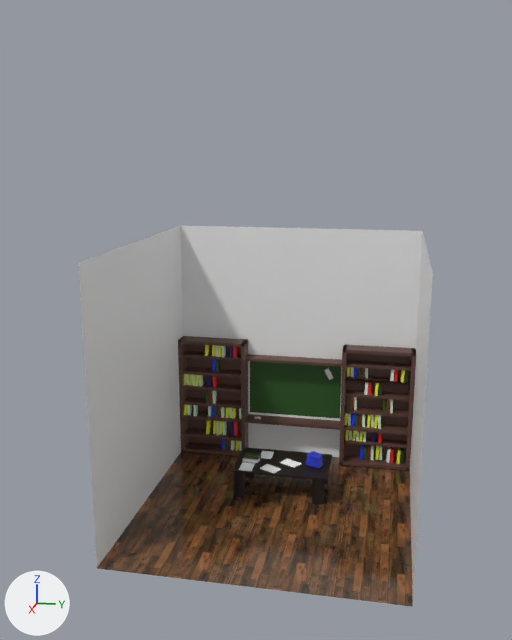
Renders of the glTF model immersion/src/models/salleJournal.glb from each side of a commit.
Camera for both pictures: a 50 mm camera at (7.15, 1.04, 2.7) aimed at (0.5, -0.29, 1.04). Every picture has the same lights, and +X, +Y and +Z are marked at lower left. The older version comes first. Where no turn or scale is listed for an object, it has been applied to the vertices.
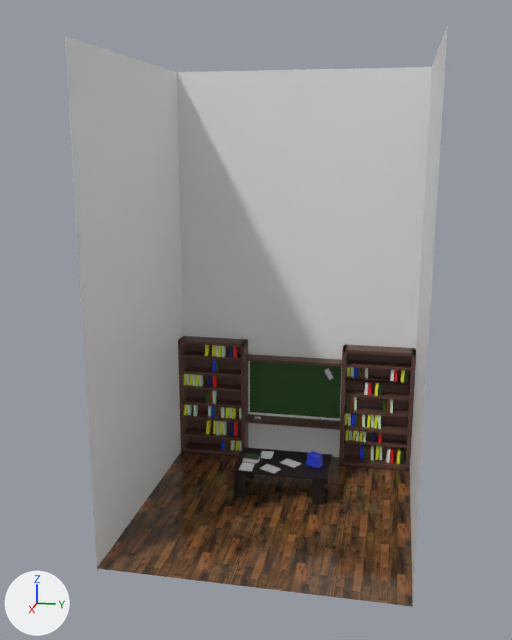
Where the change shows, as pixel boxes [x1, y1, x2, y2] in the pictures (512 x 640 px):
'Cube', moved, rescaled (8% wider, 57% taller): before [78, 225, 433, 597]; after [65, 24, 448, 610]

What the commit changed:
Object 'Cube' (ob_cube) moves from (0.45, -0.09, 0.39) to (0.45, -0.09, 1.23).
Object 'Cube' (ob_cube) is rescaled from (1.39, 1.39, 1.39) to (1.39, 1.39, 2.27).
Object 'Cube.001' (ob_cube_001) now shows me_cube_002 instead of me_cube_001.
